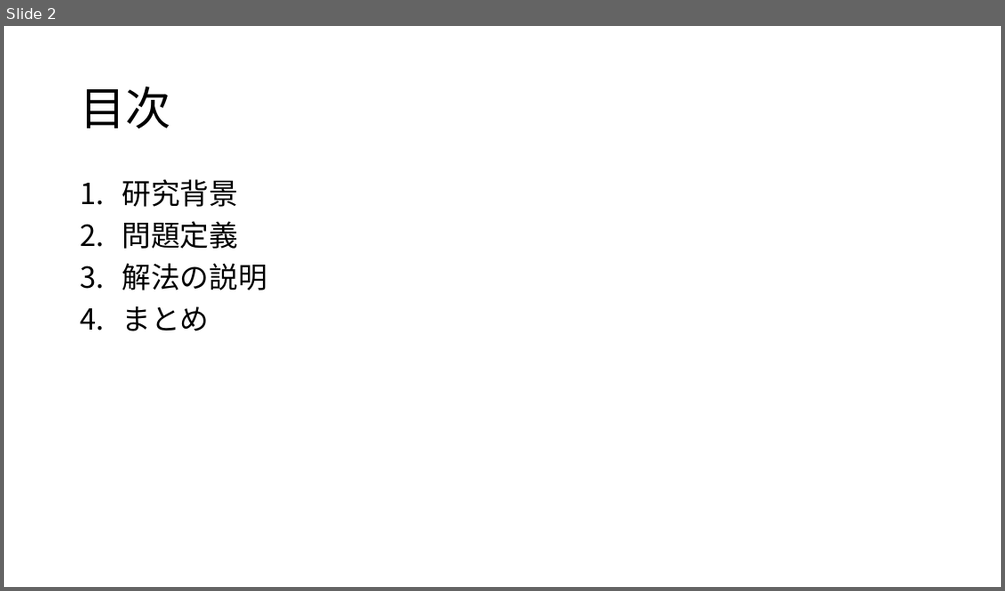
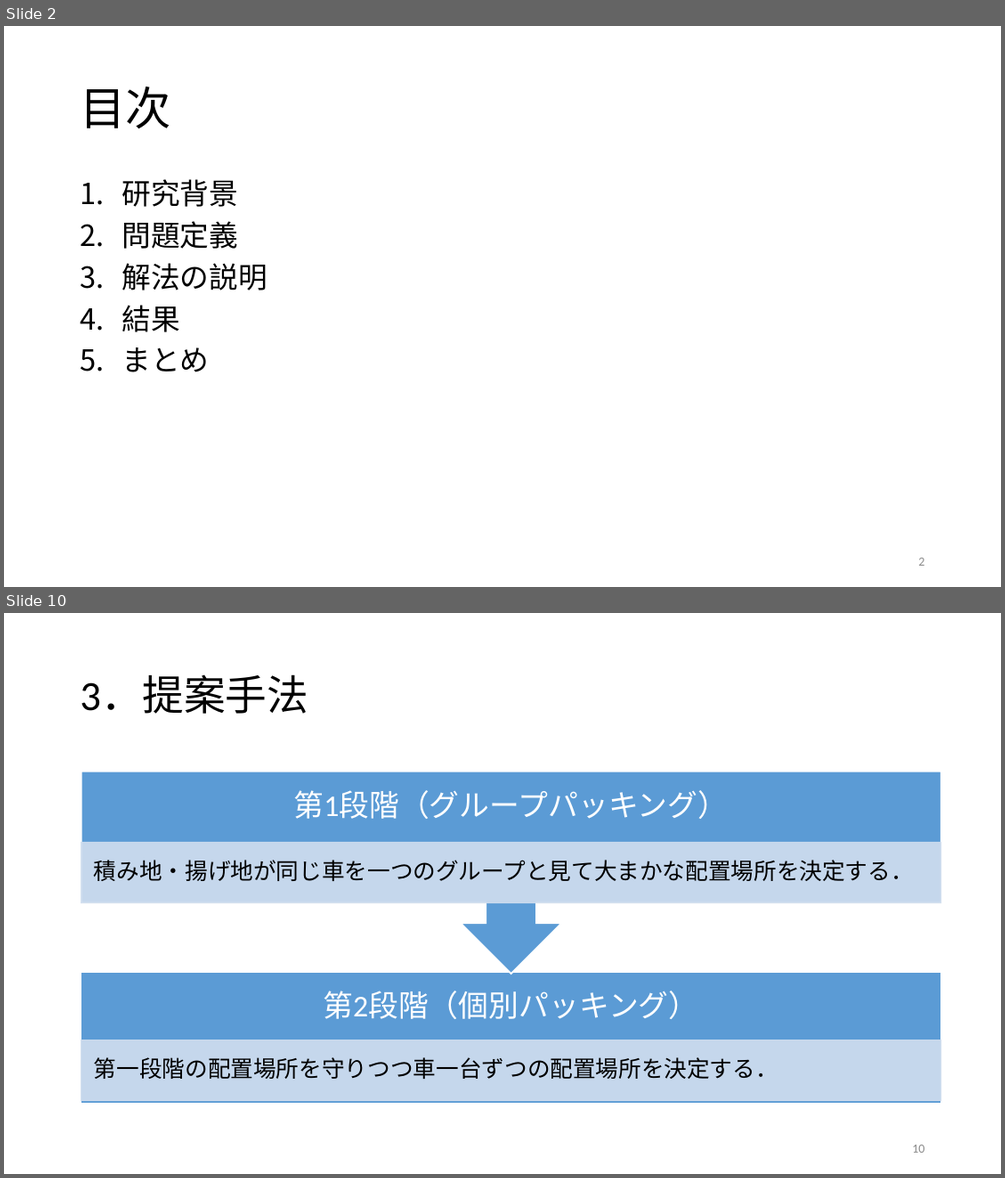
Before and after one commit to r-kurosu/kline, a slide deck: 卒論発表スライド.pptx. Shown one above the other, each under a label of ours: slide 2 before the commit, slides 2 and 10 after it; the slides between them are not shown. The pictures are 1005x591 and 1005x1178 pixels, drawn with LibreOffice and Linux fonts; fonts in the diff are those of the drawing. Boxes give left, top, right and bottom in pixels: in the first picture for what was removed or moved away, otherwise in the second. Text is boxed around its words. In the diff, an @@ line names an element or a change of style, - is before the commit and + after.

```diff
--- a/卒論発表スライド.pptx
+++ b/卒論発表スライド.pptx
@@ slide 10 added at box(4, 613, 1001, 1174), background #FFFFFF @@
@@ title added at box(80, 675, 308, 714), 40 pt, text #000000 @@
+3．提案手法
@@ group added at box(81, 771, 941, 1103): 4 texts, 3 rectangles, 1 up arrow callout @@
+第2段階（個別パッキング）
+第一段階の配置場所を守りつつ車一台ずつの配置場所を決定する．
+第1段階（グループパッキング）
+積み地・揚げ地が同じ車を一つのグループと見て大まかな配置場所を決定する．
@@ page number added at box(912, 1144, 924, 1152), 12 pt, text #8C8C8C @@
+10
@@ slide 2 changed as well @@
@@ text at box(122, 305, 180, 332): paragraph added @@
+4. 結果
@@ page number added at box(918, 557, 924, 565), 12 pt, text #8C8C8C @@
+2
```
Also in this commit, not shown: 1 other slide changed, 23 other slides added, 36 other files.
